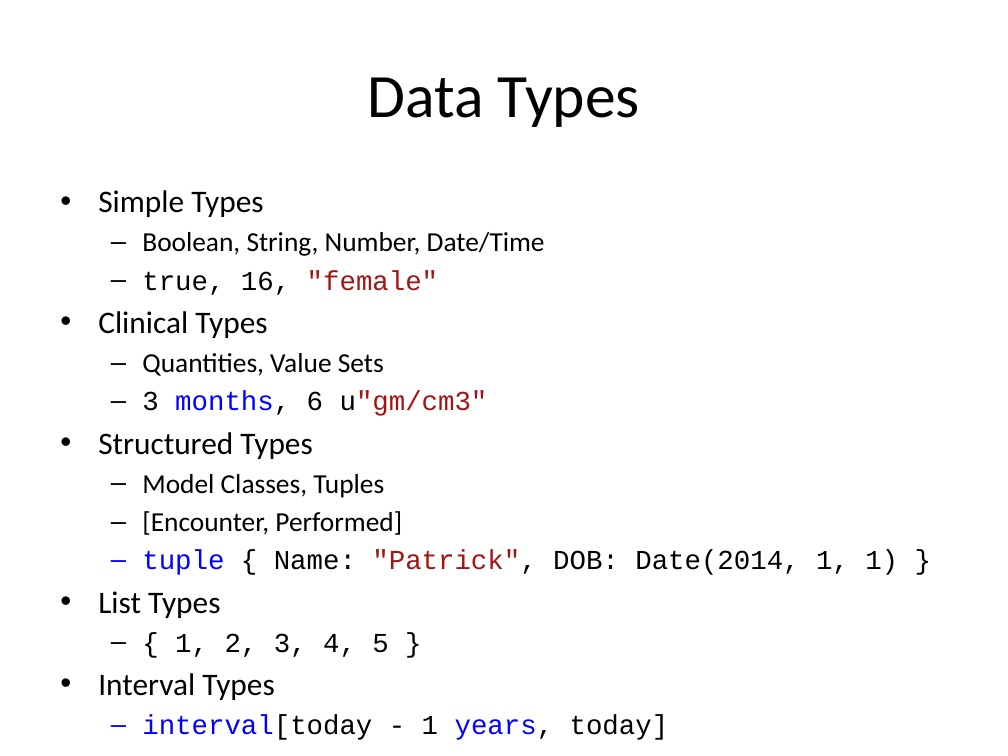
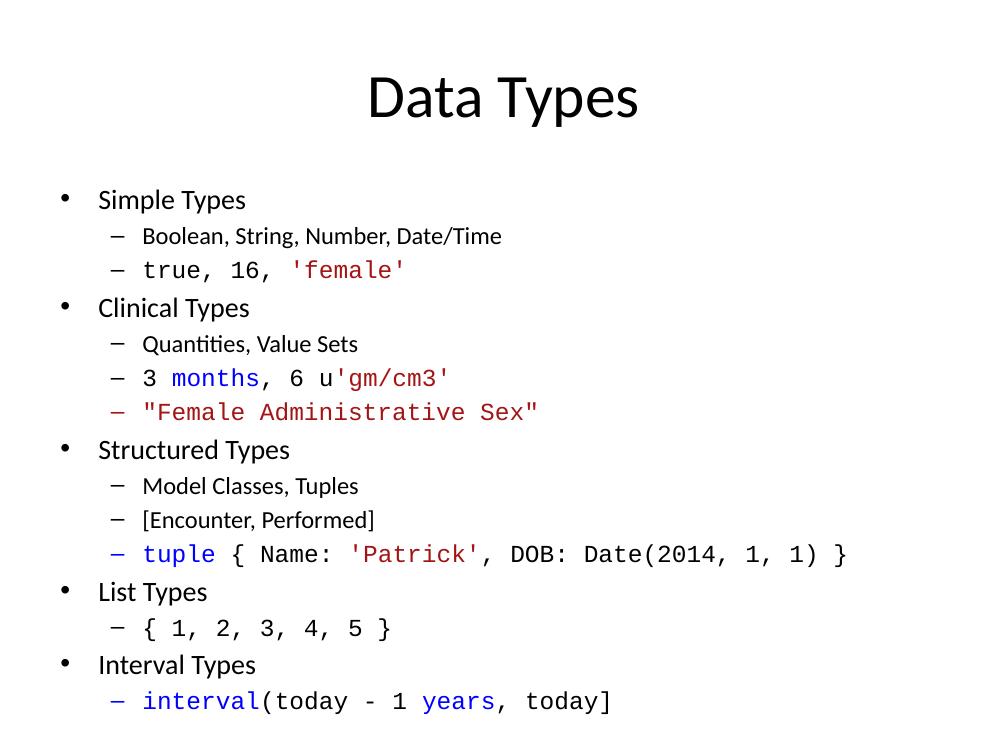
Before and after one commit to cqframework/OneModel, a slide deck: slide 9 of CQL/Documents/CQL_Technical_Introduction_20140604.pptx. Drawn at 1008x756 pixels with LibreOffice and Linux fonts; fonts in the diff are those of the drawing. Boxes give left, top, right and bottom in pixels: in the first picture for what was removed or moved away, otherwise in the second. Text is boxed around its words. In the diff, an @@ line names an element or a change of style, - is before the commit and + after.

```diff
--- a/CQL/Documents/CQL_Technical_Introduction_20140604.pptx
+++ b/CQL/Documents/CQL_Technical_Introduction_20140604.pptx
@@ text at [98, 189, 502, 679]: size 22.4 to 20 pt in "Simple Types", "Clinical Types", "Structured Types", "List Types" and 1 more places; size 19.6 to 17.5 pt in "Boolean, String, Number, Date/Time", "Quantities, Value Sets", "Model Classes, Tuples", "[Encounter, Performed]" and 1 more places @@
@@ text at [142, 260, 408, 283]: text changed; size 19.6 to 17.5 pt @@
-  – true, 16, "female"
+  – true, 16, 'female'
@@ text at [142, 368, 539, 421]: text changed; size 19.6 to 17.5 pt @@
-  – 3 months, 6 u"gm/cm3"
+  – 3 months, 6 u'gm/cm3'
+  – "Female Administrative Sex"
@@ text at [142, 544, 818, 567]: text changed; size 19.6 to 17.5 pt @@
-  – tuple { Name: "Patrick", DOB: Date(2014, 1, 1) }
+  – tuple { Name: 'Patrick', DOB: Date(2014, 1, 1) }
@@ text at [142, 715, 669, 740]: text changed; size 19.6 to 17.5 pt @@
-  – interval[today - 1 years, today]
+  – interval(today - 1 years, today]
```
Also in this commit, not shown: 17 other slides changed, 6 slides added, 2 slides removed, 17 other files.
